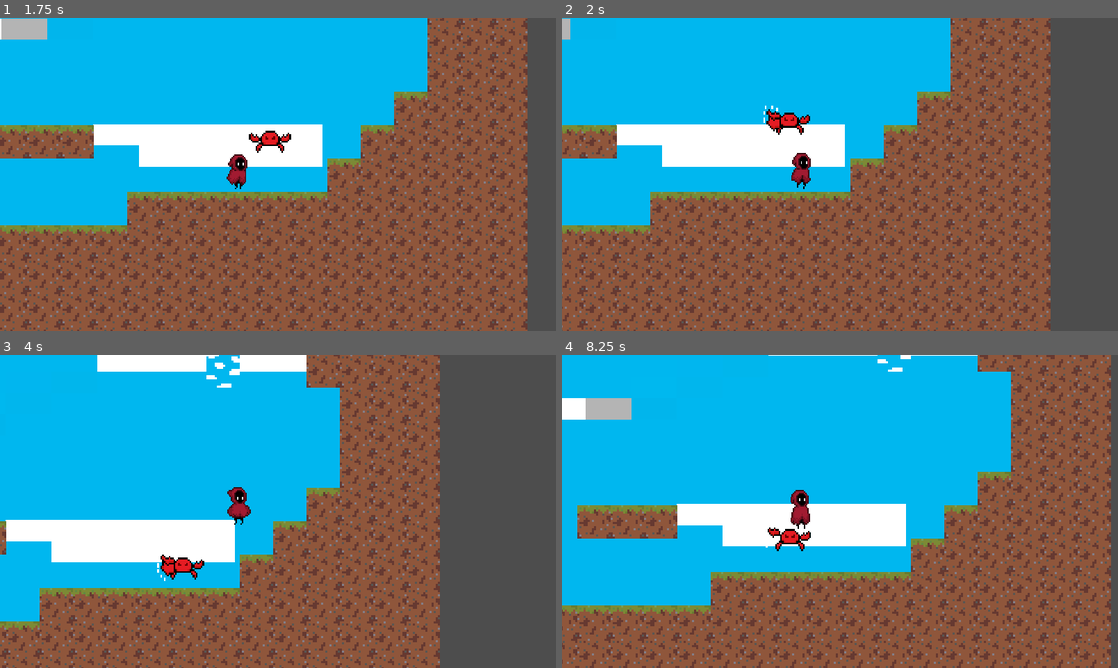
Above: before the commit, frames 1-4 (two rows, left to right).
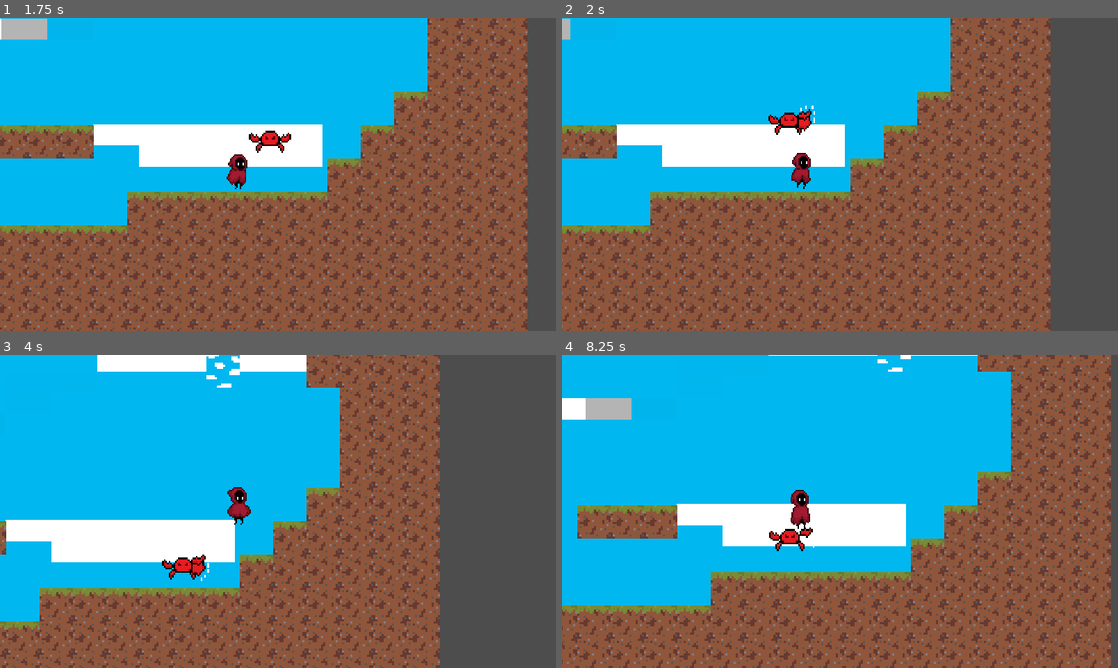
Above: after the commit, the same moments.

Repository: yeegz/Fallen-Asteri
Game: Godot game, scene res://scene.tscn
Same seed, same stepped clock (60 frames per second), same inputs: the game is played once before the commit and once after it. This scene is started directly instead of the project's main scene.
Inputs:
- Up to frame 1 (1.75 s): tap Enter (ui_accept) at 0.5, 0.77, 1.52 s; hold Right (ui_right) from 0.53 s (still down)
- Up to frame 2 (2 s): keep holding Right (ui_right)
- Up to frame 3 (4 s): release Right (ui_right) at 2.03 s; hold Left (ui_left) 2.03-2.78 s; hold Right (ui_right) from 2.78 s (still down); tap Enter (ui_accept) at 3.02, 3.77 s
- Up to frame 4 (8.25 s): release Right (ui_right) at 4.28 s; hold Left (ui_left) 4.28-5.03 s; tap Enter (ui_accept) at 4.52, 6.02, 6.77, 7.52 s; hold Right (ui_right) 5.03-5.78 s; hold Left (ui_left) 5.78-7.28 s; hold Right (ui_right) from 7.28 s (still down)

Frame 1 is identical in both runs. In frame 2, 0.3% of the frame differs, in the area x 36-46%, y 28-38%; in frame 3, 0.3%, in the area x 28-38%, y 63-73%; in frame 4, 0.1%.

Commit message:
flip enemy sprite according to direction

Diff:
--- a/Scenes/enemy_12d.gd
+++ b/Scenes/enemy_12d.gd
@@ -41,7 +41,8 @@
 
 func enemy_attack():
 	if attack_range == true:
-		print("Player taking damage")
+		#print("Player taking damage")
+		pass
 
 func gravity(delta):
 	#Gravity
@@ -62,6 +63,13 @@
 		position += (player.position - position)/ SPEED
 		#to prevent enemy from sliding
 		move_toward(1, 0, delta)
+
+		#Flip sprite according to direction
+		if player.position < position:
+			$AnimatedSprite2D.flip_h = false
+		elif player.position > position:
+			$AnimatedSprite2D.flip_h = true
+
 		#jumping func
 		if not player.is_on_floor() and is_on_floor():
 			velocity.y = JUMP
